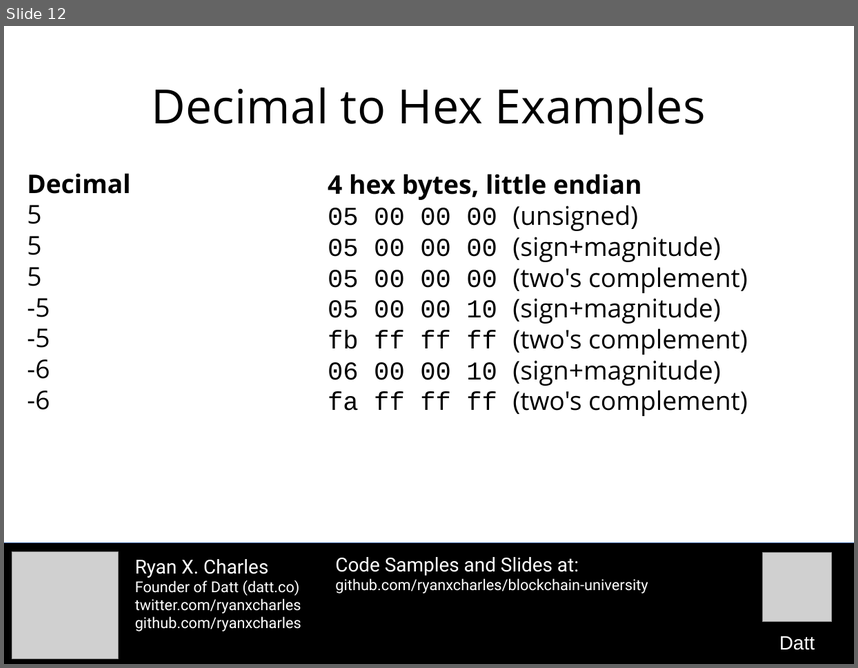
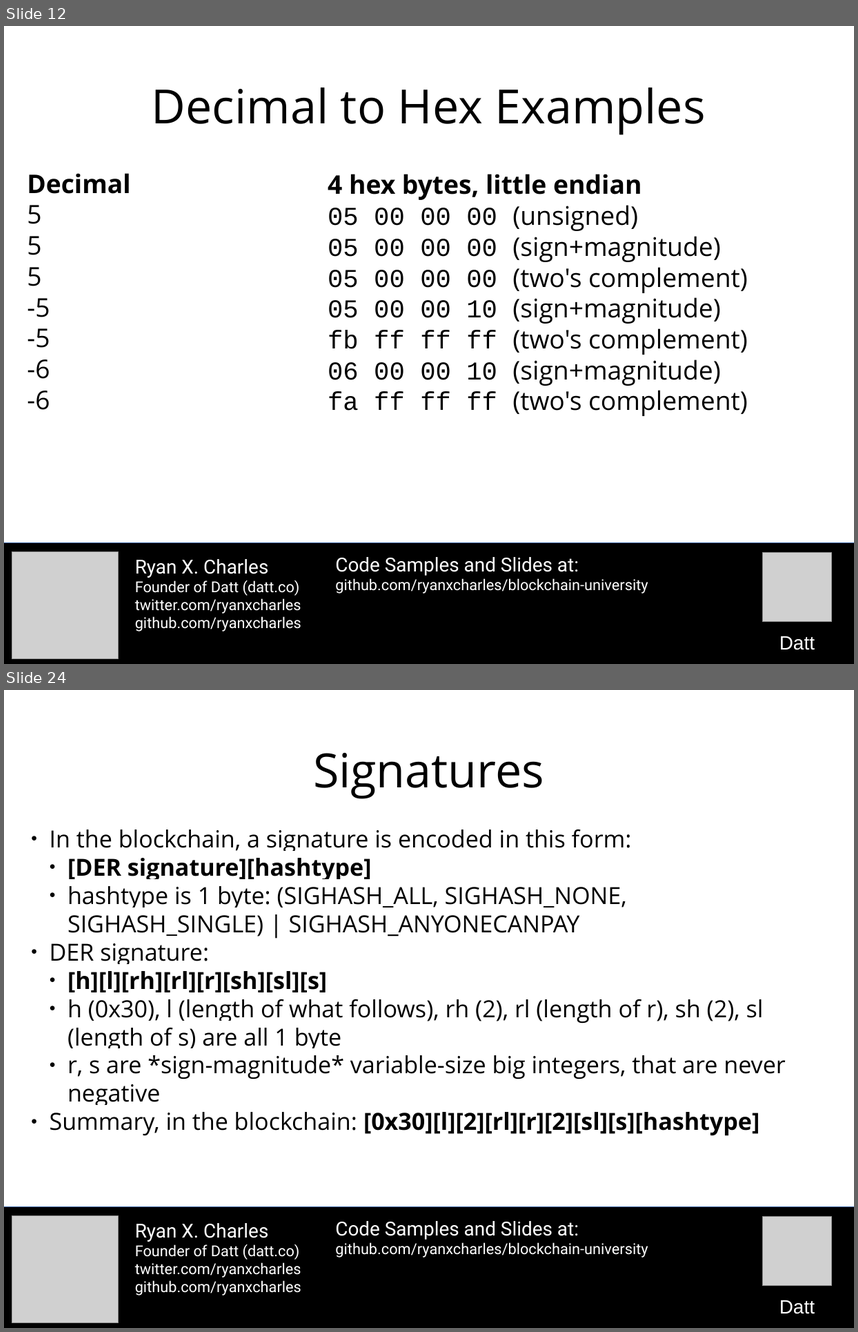
Before and after one commit to camelash/blockchain-university, a slide deck: slides/2015-10-26-transactions-and-blocks.odp. Shown one above the other, each under a label of ours: slide 12 before the commit, slides 12 and 24 after it; the slides between them are not shown. The pictures are 858x668 and 858x1332 pixels, drawn with LibreOffice and Linux fonts; fonts in the diff are those of the drawing; grey boxes stand for pictures. Boxes give left, top, right and bottom in pixels: in the first picture for what was removed or moved away, otherwise in the second. Text is boxed around its words. In the diff, an @@ line names an element or a change of style, - is before the commit and + after.

```diff
--- a/slides/2015-10-26-transactions-and-blocks.odp
+++ b/slides/2015-10-26-transactions-and-blocks.odp
@@ slide 24 added at <box>4,690,854,1328</box>, background #FFFFFF @@
@@ title added at <box>313,753,544,799</box>, 44 pt, text #000000 @@
+Signatures
@@ subtitle added at <box>50,829,785,1136</box>, 22 pt, text #000000 @@
+● In the blockchain, a signature is encoded in this form:
+  ● [DER signature][hashtype]
+  ● hashtype is 1 byte: (SIGHASH_ALL, SIGHASH_NONE, SIGHASH_SINGLE) | SIGHASH_ANYONECANPAY
+● DER signature:
+  ● [h][l][rh][rl][r][sh][sl][s]
+  ● h (0x30), l (length of what follows), rh (2), rl (length of r), sh (2), sl (length of s) are all 1 byte
+  ● r, s are *sign-magnitude* variable-size big integers, that are never negative
+● Summary, in the blockchain: [0x30][l][2][rl][r][2][sl][s][hashtype]
@@ rectangle added at <box>4,1207,854,1328</box>, fill #000000, outline #3465A4 0 pt @@
@@ picture added at <box>12,1215,119,1323</box> @@
@@ text added at <box>135,1223,301,1295</box>, 14 pt, text #FFFFFF @@
+Ryan X. Charles
+Founder of Datt (datt.co)
+twitter.com/ryanxcharles
+github.com/ryanxcharles
@@ text added at <box>335,1221,648,1257</box>, 14 pt, text #FFFFFF @@
+Code Samples and Slides at:
+github.com/ryanxcharles/blockchain-university
@@ picture added at <box>763,1216,833,1285</box> @@
@@ text added at <box>780,1299,815,1314</box>, 18 pt, text #FFFFFF @@
+Datt
```
Also in this commit, not shown: 2 slides changed, 34 other slides added, 1 other file.
